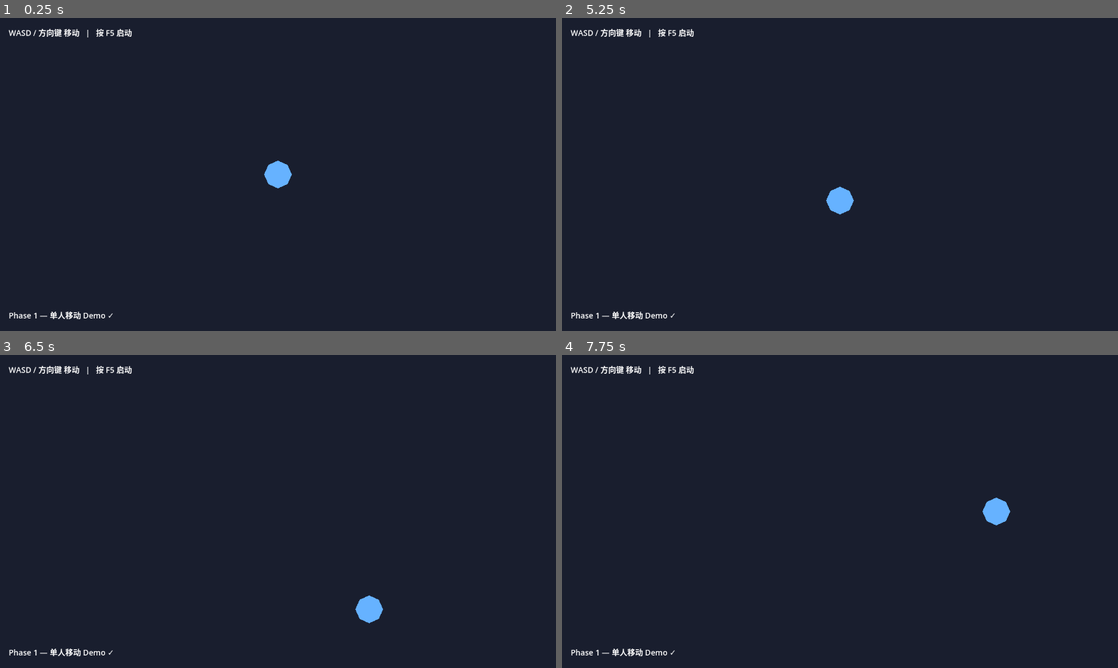
Above: before the commit, frames 1-4 (two rows, left to right).
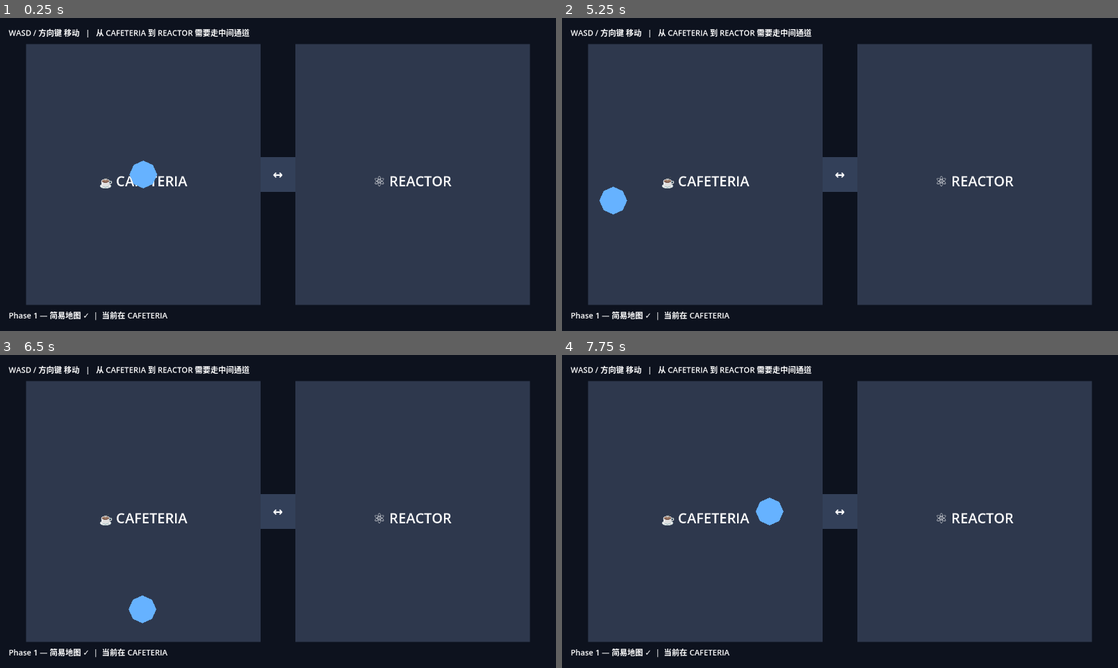
Above: after the commit, the same moments.

Repository: liangshaojie/taikong-sha-game
Game: Godot game, scene res://scenes/main.tscn
Same seed, same stepped clock (60 frames per second), same inputs: the game is played once before the commit and once after it.
Inputs:
- Up to frame 1 (0.25 s): no input
- Up to frame 2 (5.25 s): tap Enter at 0.5 s; hold D (move_right) 0.53-1.28 s; hold S (move_down) 1.28-2.03 s; hold D (move_right) 2.03-2.78 s; hold W (move_up) 2.78-3.53 s; hold A (move_left) 3.53-5.03 s; hold S (move_down) from 5.03 s (still down)
- Up to frame 3 (6.5 s): release S (move_down) at 5.78 s; hold D (move_right) from 5.78 s (still down)
- Up to frame 4 (7.75 s): release D (move_right) at 6.53 s; hold W (move_up) 6.53-7.28 s; hold D (move_right) from 7.28 s (still down)

The runs differ from the first frame. In frame 1, 71% of the frame differs, in the area x 4-96%, y 3-97%; in frame 2, 72%; in frame 3, 71%; in frame 4, 71%.

Commit message:
feat(map): Phase 1 简易地图 - 两房间 + 中间走廊
地图设计（1280x720）：
- CAFETERIA：左侧房间 (60,60) → (600,660)
- REACTOR：右侧房间 (680,60) → (1220,660)
- 走廊：中间通道 (600,320) → (680,400)
- 6 面墙通过 StaticBody2D + RectangleShape2D 实现碰撞

主场景更新：
- 引入 ShipMap 子场景
- 玩家出生点改到 CAFETERIA 中央 (330, 360)
- UI 状态提示当前所在房间

下一步：Phase 2 - 本地双人原型（联网同步）

Diff:
--- /dev/null
+++ b/scenes/game/ship_map.tscn
@@ -0,0 +1,97 @@
+[gd_scene load_steps=5 format=3]
+
+[sub_resource type="RectangleShape2D" id="RectShape_H"]
+size = Vector2(1280, 60)
+
+[sub_resource type="RectangleShape2D" id="RectShape_V"]
+size = Vector2(60, 720)
+
+[sub_resource type="RectangleShape2D" id="RectShape_MidTop"]
+size = Vector2(80, 260)
+
+[sub_resource type="RectangleShape2D" id="RectShape_MidBot"]
+size = Vector2(80, 260)
+
+[node name="ShipMap" type="Node2D"]
+
+[node name="Background" type="ColorRect" parent="."]
+offset_right = 1280.0
+offset_bottom = 720.0
+color = Color(0.05, 0.07, 0.12, 1)
+
+[node name="Room1" type="ColorRect" parent="."]
+offset_left = 60.0
+offset_top = 60.0
+offset_right = 600.0
+offset_bottom = 660.0
+color = Color(0.18, 0.22, 0.30, 1)
+
+[node name="Room2" type="ColorRect" parent="."]
+offset_left = 680.0
+offset_top = 60.0
+offset_right = 1220.0
+offset_bottom = 660.0
+color = Color(0.18, 0.22, 0.30, 1)
+
+[node name="Corridor" type="ColorRect" parent="."]
+offset_left = 600.0
+offset_top = 320.0
+offset_right = 680.0
+offset_bottom = 400.0
+color = Color(0.20, 0.25, 0.35, 1)
+
+[node name="CafeLabel" type="Label" parent="."]
+offset_left = 180.0
+offset_top = 350.0
+offset_right = 480.0
+offset_bottom = 400.0
+text = "☕ CAFETERIA"
+horizontal_alignment = 1
+vertical_alignment = 1
+theme_override_font_sizes/font_size = 32
+
+[node name="ReactorLabel" type="Label" parent="."]
+offset_left = 800.0
+offset_top = 350.0
+offset_right = 1100.0
+offset_bottom = 400.0
+text = "⚛ REACTOR"
+horizontal_alignment = 1
+vertical_alignment = 1
+theme_override_font_sizes/font_size = 32
+
+[node name="CorridorHint" type="Label" parent="."]
+offset_left = 600.0
+offset_top = 335.0
+offset_right = 680.0
+offset_bottom = 385.0
+text = "↔"
+horizontal_alignment = 1
+vertical_alignment = 1
+theme_override_font_sizes/font_size = 28
+
+[node name="Walls" type="StaticBody2D" parent="."]
+
+[node name="TopWall" type="CollisionShape2D" parent="Walls"]
+position = Vector2(640, 30)
+shape = SubResource("RectShape_H")
+
+[node name="BottomWall" type="CollisionShape2D" parent="Walls"]
+position = Vector2(640, 690)
+shape = SubResource("RectShape_H")
+
+[node name="LeftWall" type="CollisionShape2D" parent="Walls"]
+position = Vector2(30, 360)
+shape = SubResource("RectShape_V")
+
+[node name="RightWall" type="CollisionShape2D" parent="Walls"]
+position = Vector2(1250, 360)
+shape = SubResource("RectShape_V")
+
+[node name="MidWallTop" type="CollisionShape2D" parent="Walls"]
+position = Vector2(640, 190)
+shape = SubResource("RectShape_MidTop")
+
+[node name="MidWallBot" type="CollisionShape2D" parent="Walls"]
+position = Vector2(640, 530)
+shape = SubResource("RectShape_MidBot")
--- a/scenes/main.tscn
+++ b/scenes/main.tscn
@@ -1,13 +1,11 @@
-[gd_scene load_steps=2 format=3]
+[gd_scene load_steps=3 format=3]
 
-[ext_resource type="PackedScene" path="res://scenes/player/player.tscn" id="1_player"]
+[ext_resource type="PackedScene" path="res://scenes/game/ship_map.tscn" id="1_ship_map"]
+[ext_resource type="PackedScene" path="res://scenes/player/player.tscn" id="2_player"]
 
 [node name="Main" type="Node2D"]
 
-[node name="Background" type="ColorRect" parent="."]
-offset_right = 1280.0
-offset_bottom = 720.0
-color = Color(0.1, 0.12, 0.18, 1)
+[node name="ShipMap" parent="." instance=ExtResource("1_ship_map")]
 
 [node name="UI" type="CanvasLayer" parent="."]
 
@@ -16,16 +14,16 @@
 offset_top = 20.0
 offset_right = 700.0
 offset_bottom = 60.0
-text = "WASD / 方向键 移动   |   按 F5 启动"
+text = "WASD / 方向键 移动   |   从 CAFETERIA 到 REACTOR 需要走中间通道"
 theme_override_font_sizes/font_size = 18
 
 [node name="StatusLabel" type="Label" parent="UI"]
 offset_left = 20.0
 offset_top = 670.0
-offset_right = 700.0
+offset_right = 900.0
 offset_bottom = 710.0
-text = "Phase 1 — 单人移动 Demo ✓"
+text = "Phase 1 — 简易地图 ✓  |  当前在 CAFETERIA"
 theme_override_font_sizes/font_size = 18
 
-[node name="Player" parent="." instance=ExtResource("1_player")]
-position = Vector2(640, 360)
+[node name="Player" parent="." instance=ExtResource("2_player")]
+position = Vector2(330, 360)
